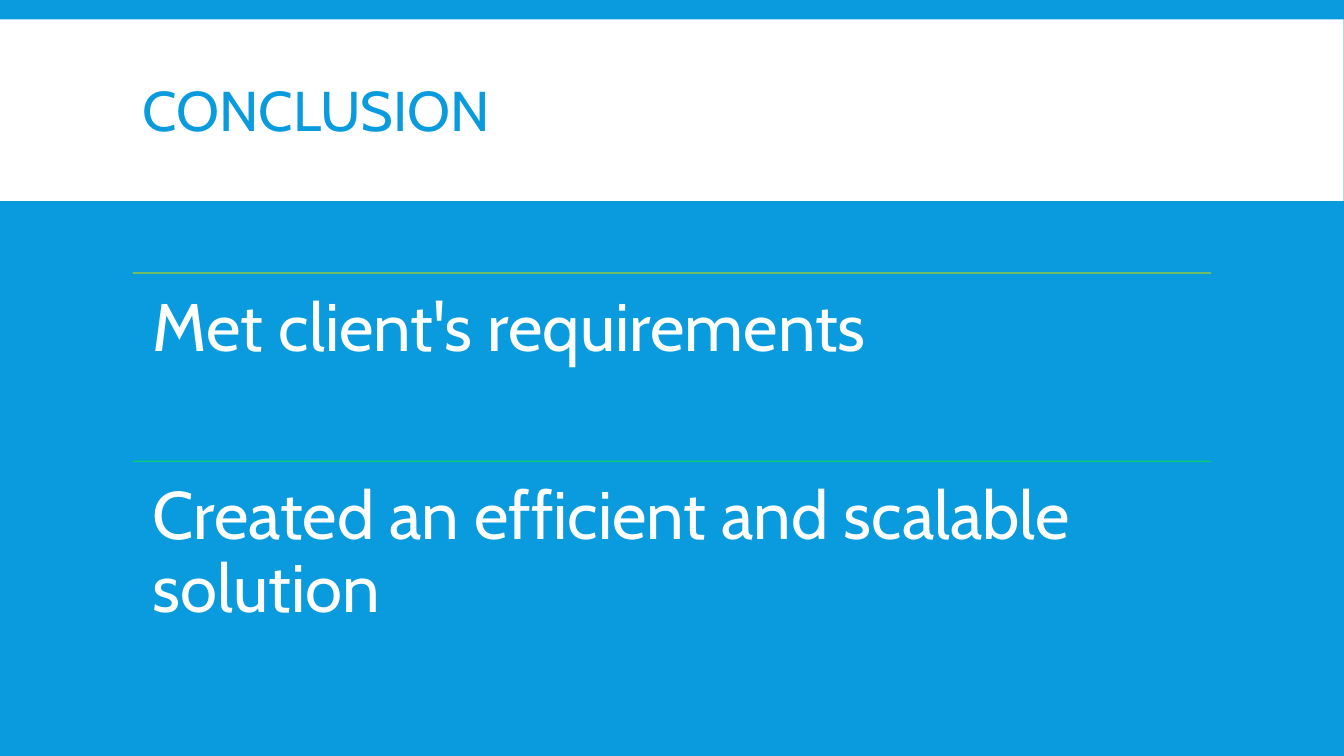
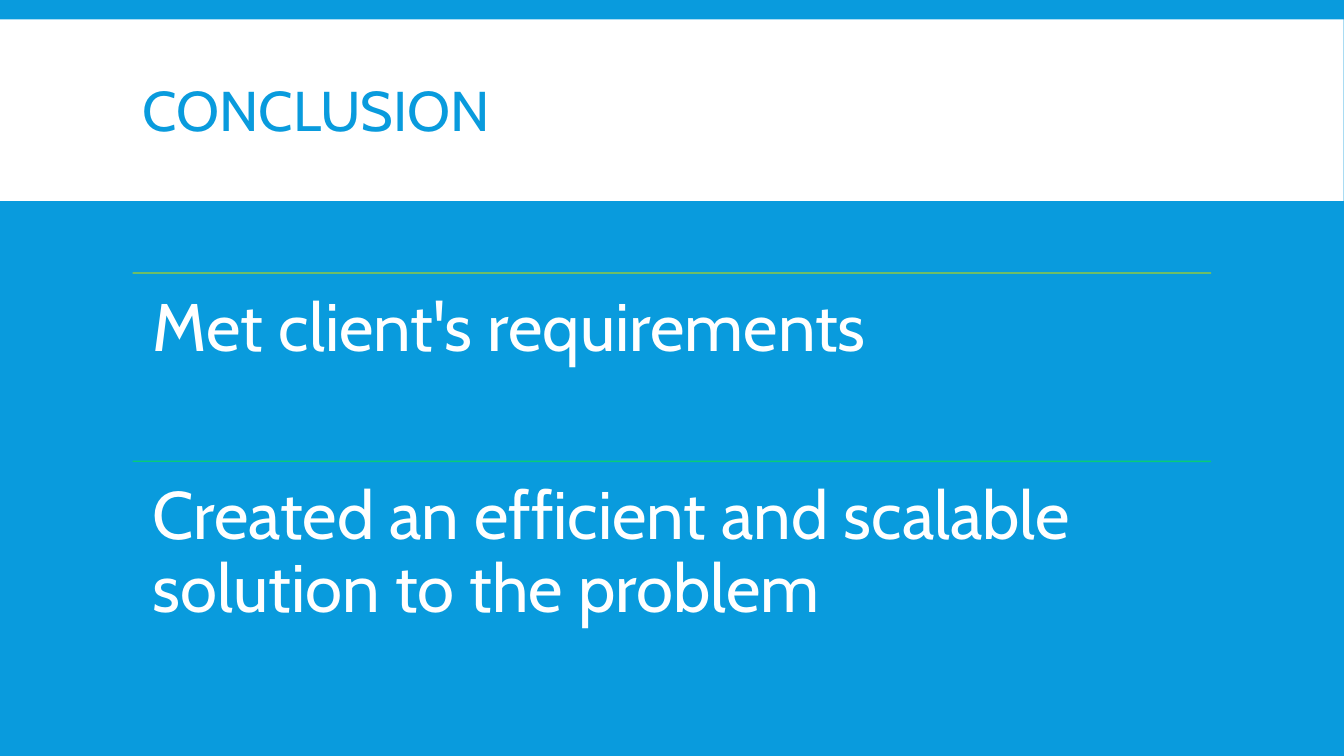
Before and after one commit to OryGregS/SeniorProject, a slide deck: slide 24 of docs/FuzzyRecordLinkage.pptx (slide 23 before the commit). Drawn at 1344x756 pixels with LibreOffice and Linux fonts; fonts in the diff are those of the drawing. Boxes give left, top, right and bottom in pixels: in the first picture for what was removed or moved away, otherwise in the second. Text is boxed around its words. In the diff, an @@ line names an element or a change of style, - is before the commit and + after.

```diff
--- a/docs/FuzzyRecordLinkage.pptx
+++ b/docs/FuzzyRecordLinkage.pptx
@@ text at (153, 488, 1070, 627): text changed @@
-Created an efficient and scalable solution
+Created an efficient and scalable solution to the problem
```
Also in this commit, not shown: 9 other slides changed, 1 slide added.
